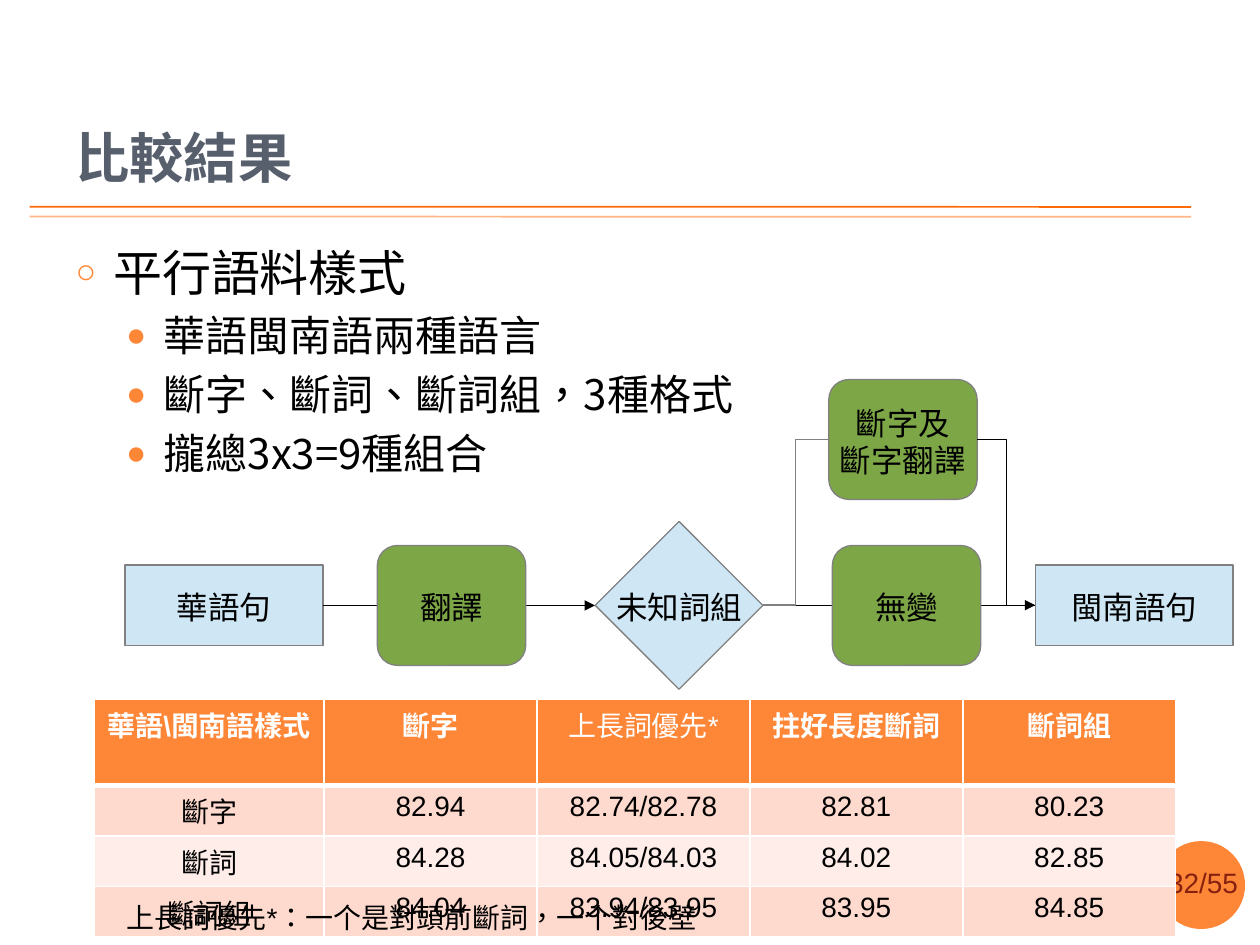
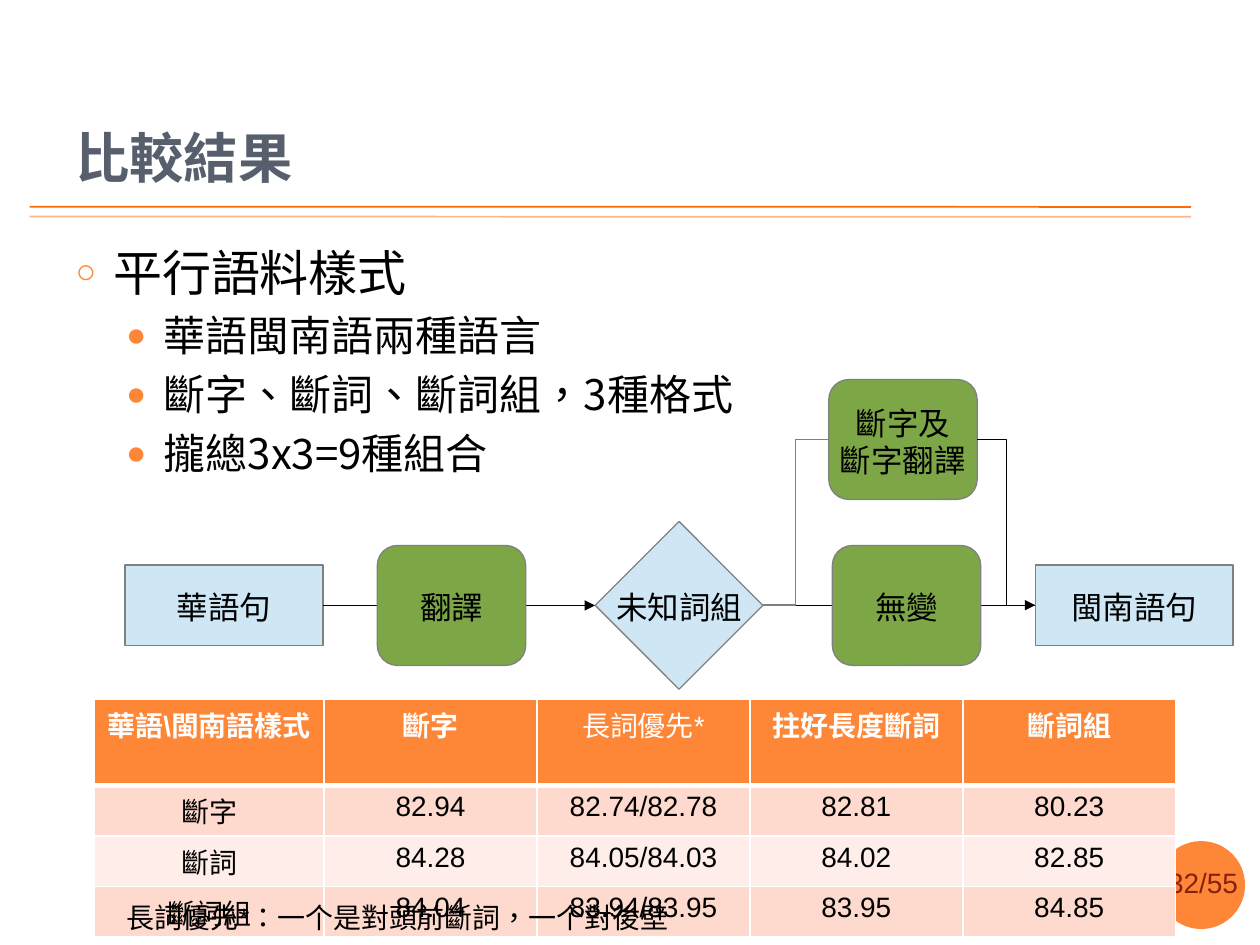
Before and after one commit to sih4sing5hong5/po3-ko3_tau5-iann2-phinn3, a slide deck: slide 32 of 翻譯報告.pptx. Drawn at 1260x945 pixels with LibreOffice and Linux fonts; fonts in the diff are those of the drawing; background and template pictures are left out. Boxes give left, top, right and bottom in pixels: in the first picture for what was removed or moved away, otherwise in the second. Text is boxed around its words. In the diff, an @@ line names an element or a change of style, - is before the commit and + after.

Commit message:
照張智星老師的建議共「上長詞優先」改做「長詞優先」 丞宏

```diff
--- a/翻譯報告.pptx
+++ b/翻譯報告.pptx
@@ table at (94, 699, 1176, 936) @@
-row 1, column 3: 上長詞優先*
+row 1, column 3: 長詞優先*
@@ text at (127, 900, 668, 936): text changed @@
-上長詞優先*：一个是對頭前斷詞，一个對後壁
+長詞優先*：一个是對頭前斷詞，一个對後壁
```
Also in this commit, not shown: 4 other slides changed.
